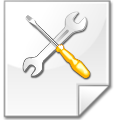
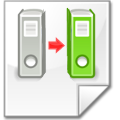
Layer changes from the first w=120, h=120 image to the second:
added layer "Appunti#9" above "Appunti#8" over [47, 36, 66, 54]
added layer "Appunti#6" above "Appunti#7" over [13, 7, 100, 82]
hid "Appunti#4" over [22, 11, 92, 81]
